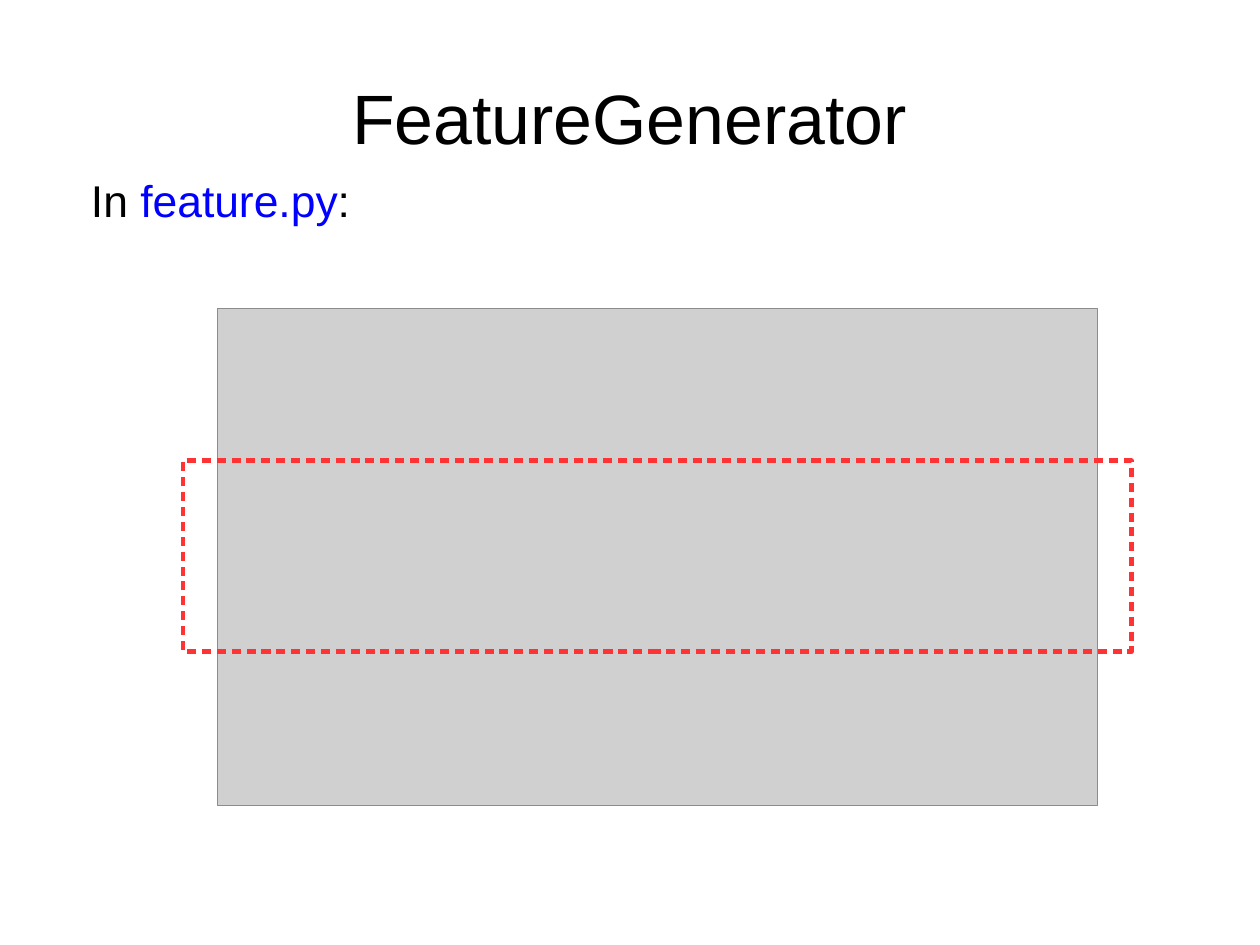
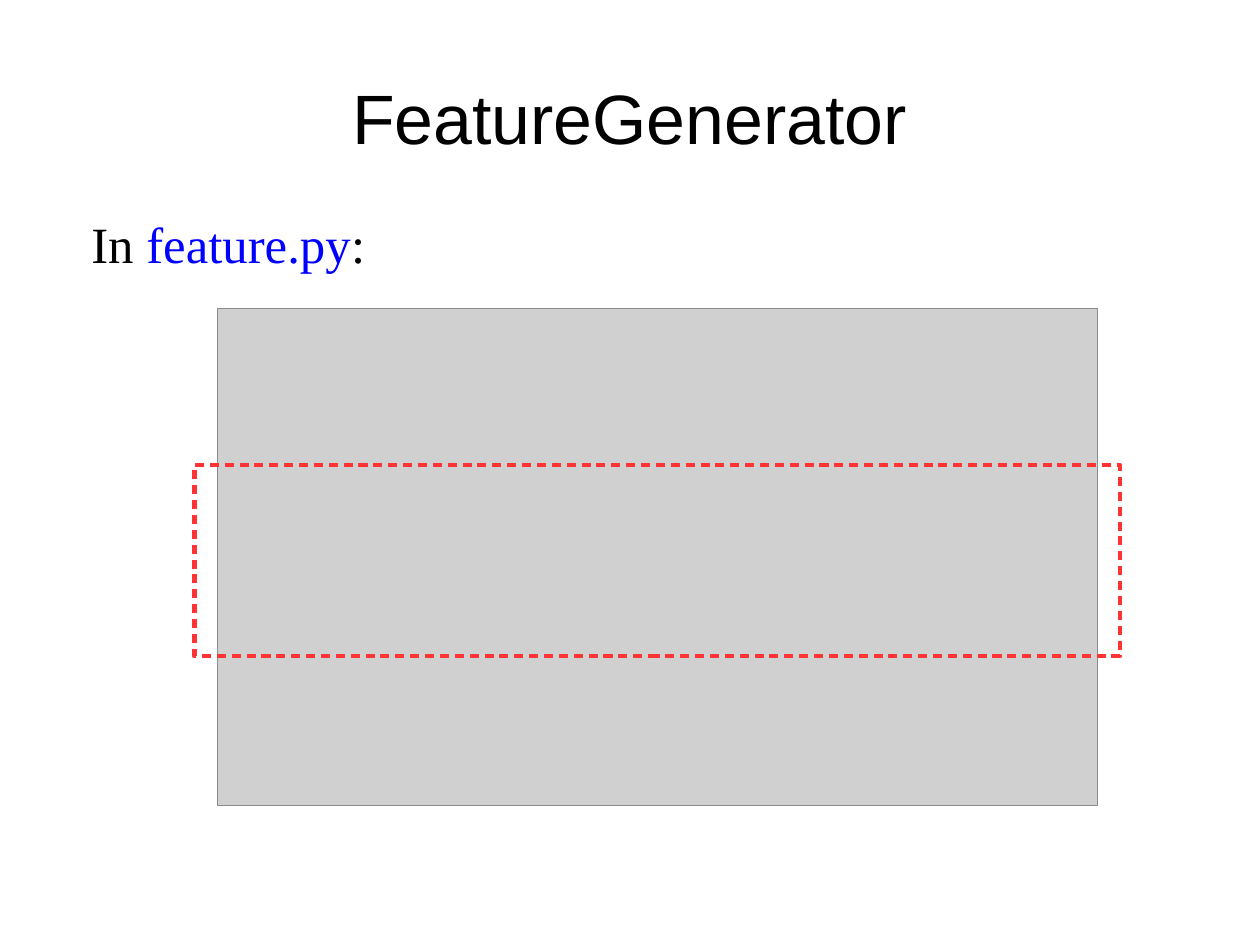
Before and after one commit to jiyfeng/RSTParser, a slide deck: slide 7 of doc/intro.odp. Drawn at 1260x945 pixels with LibreOffice and Linux fonts; fonts in the diff are those of the drawing; grey boxes stand for pictures. Boxes give left, top, right and bottom in pixels: in the first picture for what was removed or moved away, otherwise in the second. Text is boxed around its words. In the diff, an @@ line names an element or a change of style, - is before the commit and + after.

```diff
--- a/doc/intro.odp
+++ b/doc/intro.odp
@@ text "In feature.py:" moved from (x1=91, y1=185, x2=350, y2=226) to (x1=91, y1=227, x2=365, y2=273) @@
@@ text "In feature.py:" at (x1=91, y1=227, x2=365, y2=273): size 28 to 32 pt, font Arial to Times New Roman @@
@@ rectangle resized from (x1=183, y1=461, x2=1132, y2=652) to (x1=194, y1=465, x2=1121, y2=656) @@
```
Also in this commit, not shown: 9 other slides changed, 2 slides added, 2 slides removed, 2 other files.
